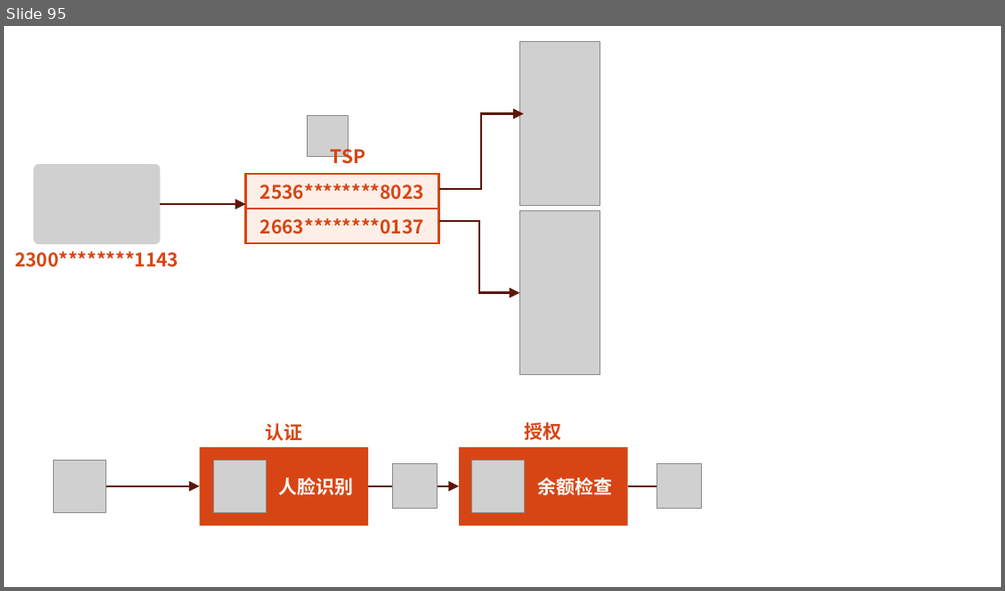
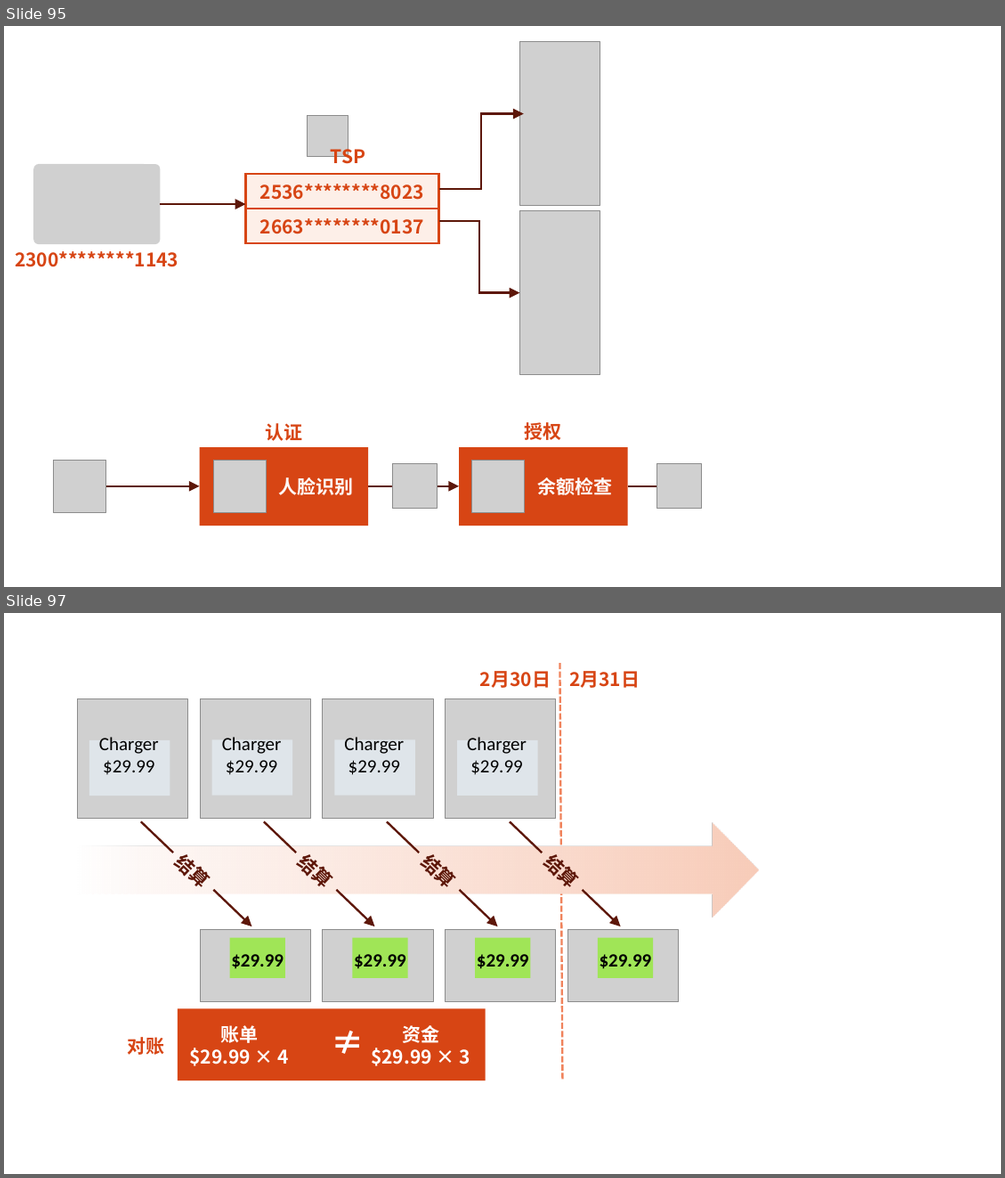
Before and after one commit to WCY-dt/blog, a slide deck: dev/博客.pptx. Shown one above the other, each under a label of ours: slide 95 before the commit, slides 95 and 97 after it; the slides between them are not shown. The pictures are 1005x591 and 1005x1178 pixels, drawn with LibreOffice and Linux fonts; fonts in the diff are those of the drawing; grey boxes stand for pictures. Boxes give left, top, right and bottom in pixels: in the first picture for what was removed or moved away, otherwise in the second. Text is boxed around its words. In the diff, an @@ line names an element or a change of style, - is before the commit and + after.

```diff
--- a/dev/博客.pptx
+++ b/dev/博客.pptx
@@ slide 97 added at [4,613,1001,1174], background #FFFFFF @@
@@ group added at [77,663,759,1080]: 22 texts, 9 rectangles, 8 pictures, 5 lines, 4 arrows, 1 right arrow @@
+Charger
+$29.99
+Charger
+$29.99
+Charger
+$29.99
+Charger
+$29.99
+$29.99
+$29.99
+$29.99
+$29.99
+结算
+结算
+结算
+结算
+2月30日
+2月31日
+账单
+$29.99 × 4
+资金
+$29.99 × 3
+≠
+对账
```
Also in this commit, not shown: 3 other slides added, 7 other files.
